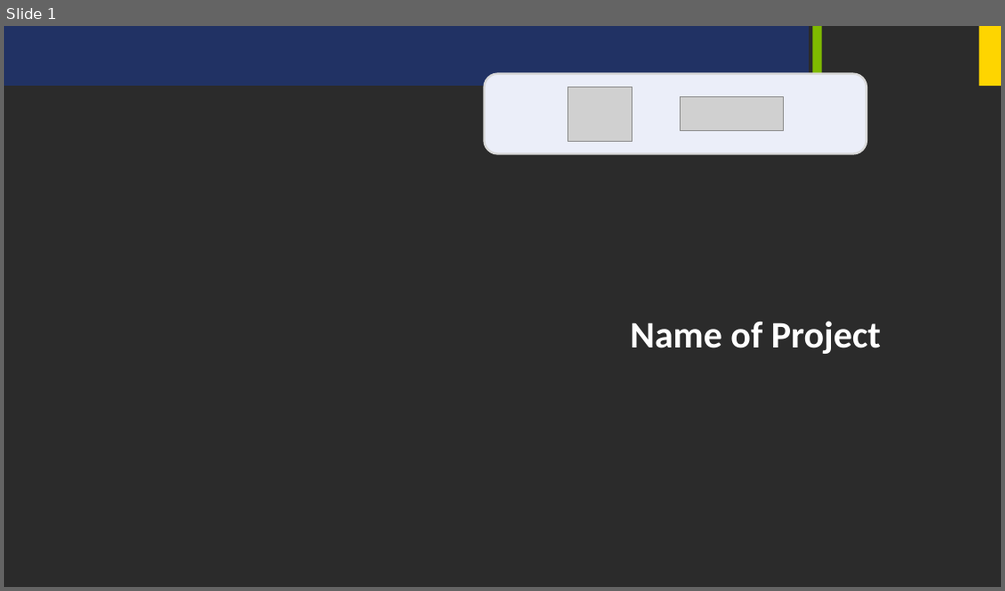
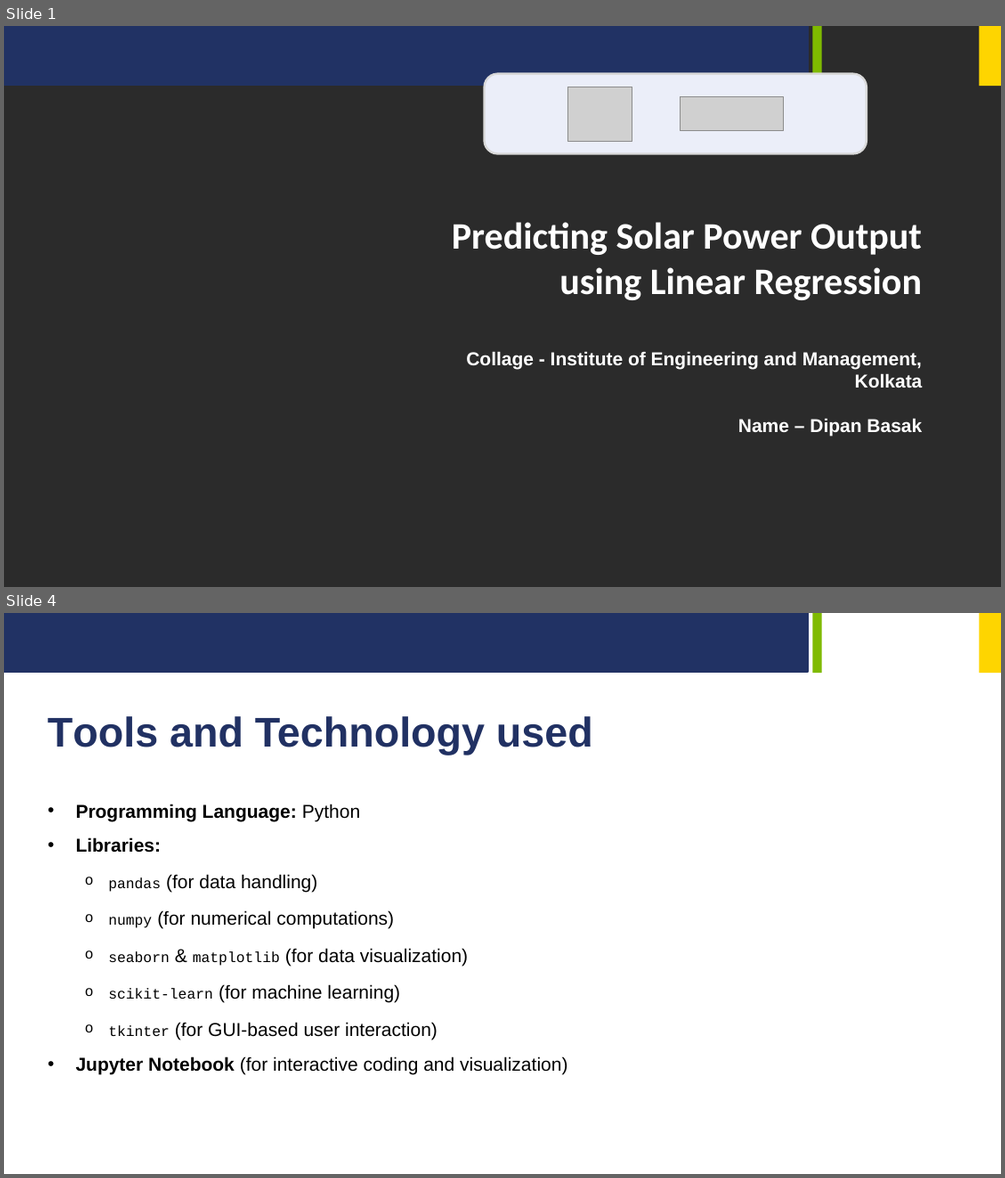
Before and after one commit to Dipan46/Predicting-Solar-Power-Output-using-Linear-Regression, a slide deck: ppt/Project_PPT.pptx. Shown one above the other, each under a label of ours: slide 1 before the commit, slides 1 and 4 after it; the slides between them are not shown. The pictures are 1005x591 and 1005x1178 pixels, drawn with LibreOffice and Linux fonts; fonts in the diff are those of the drawing; grey boxes stand for pictures; background and template pictures are left out; a plain dark background stands for a picture behind light text. Boxes give left, top, right and bottom in pixels: in the first picture for what was removed or moved away, otherwise in the second. Text is boxed around its words. In the diff, an @@ line names an element or a change of style, - is before the commit and + after.

```diff
--- a/ppt/Project_PPT.pptx
+++ b/ppt/Project_PPT.pptx
@@ slide 4 added at <box>4,613,1001,1174</box>, background #FFFFFF; not listed: 3 template elements that a slide beside it also shows @@
@@ text added at <box>48,716,593,755</box>, 40 pt, text #213163, bold @@
+Tools and Technology used
@@ text added at <box>76,803,567,1074</box>, 18 pt, text #000000 @@
+• Programming Language: Python
+• Libraries:
+  o pandas (for data handling)
+  o numpy (for numerical computations)
+  o seaborn & matplotlib (for data visualization)
+  o scikit-learn (for machine learning)
+  o tkinter (for GUI-based user interaction)
+• Jupyter Notebook (for interactive coding and visualization)
@@ slide 1 changed as well @@
@@ text at <box>452,222,922,436</box>: text changed; size 36 to 18 pt; font Calibri to Arial @@
-Name of Project
+Predicting Solar Power Output using Linear Regression
+Collage - Institute of Engineering and Management, Kolkata
+Name – Dipan Basak
```
Also in this commit, not shown: 2 other slides changed, 4 other slides added, 5 slides removed.
